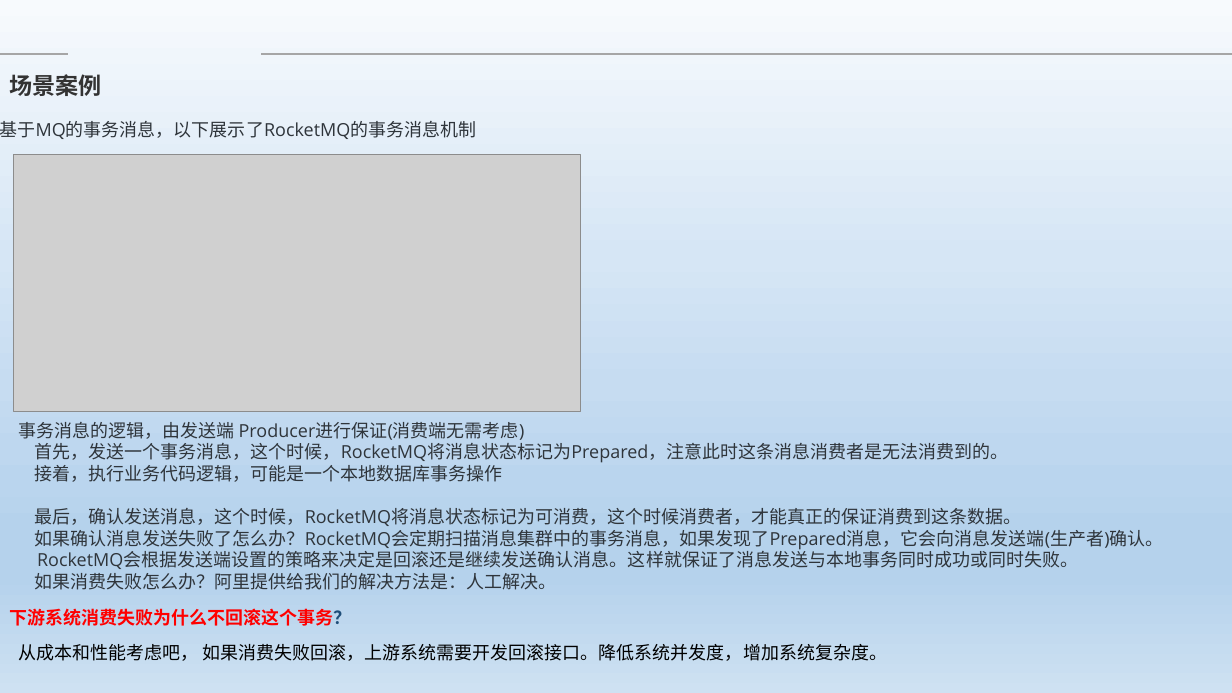
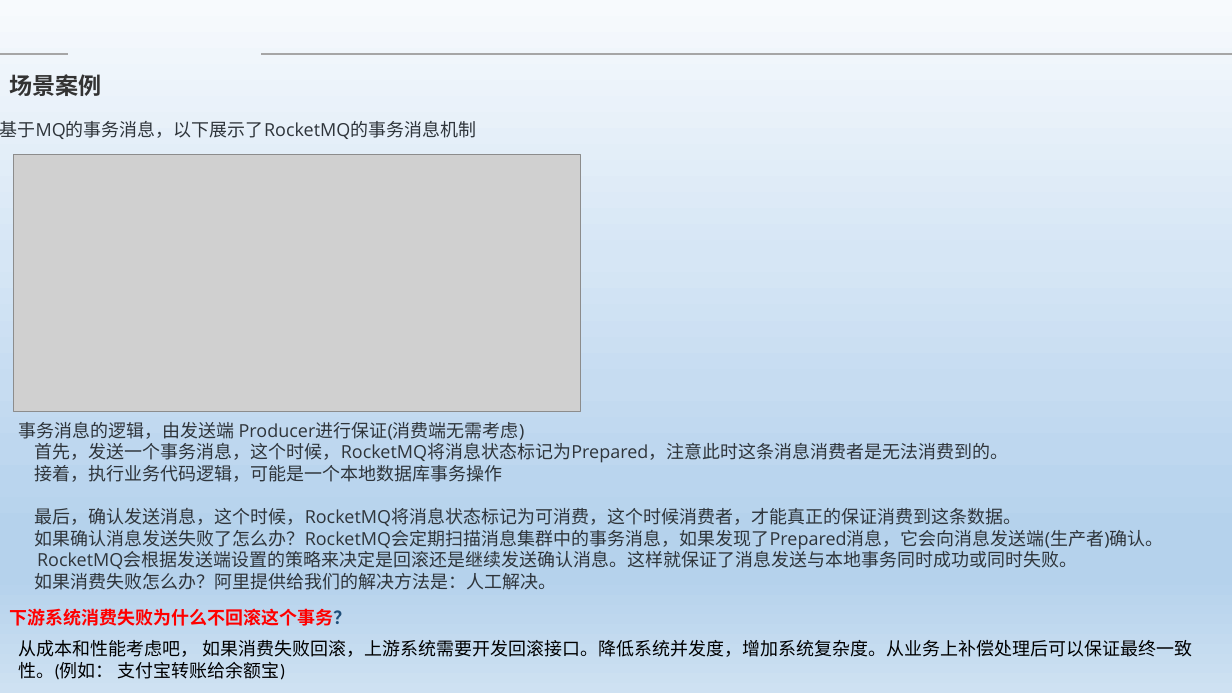
Before and after one commit to Heffie199/zhao_Note, a slide deck: slide 9 of 分布式事务的解决方案 .pptx. Drawn at 1232x693 pixels with LibreOffice and Linux fonts; fonts in the diff are those of the drawing; grey boxes stand for pictures; background and template pictures are left out. Boxes give left, top, right and bottom in pixels: in the first picture for what was removed or moved away, otherwise in the second. Text is boxed around its words. In the diff, an @@ line names an element or a change of style, - is before the commit and + after.

```diff
--- a/分布式事务的解决方案 .pptx
+++ b/分布式事务的解决方案 .pptx
@@ text at (18, 640, 1192, 680): text changed @@
-从成本和性能考虑吧， 如果消费失败回滚，上游系统需要开发回滚接口。降低系统并发度，增加系统复杂度。
+从成本和性能考虑吧， 如果消费失败回滚，上游系统需要开发回滚接口。降低系统并发度，增加系统复杂度。从业务上补偿处理后可以保证最终一致性。(例如： 支付宝转账给余额宝)
```
Also in this commit, not shown: 12 other slides changed.
